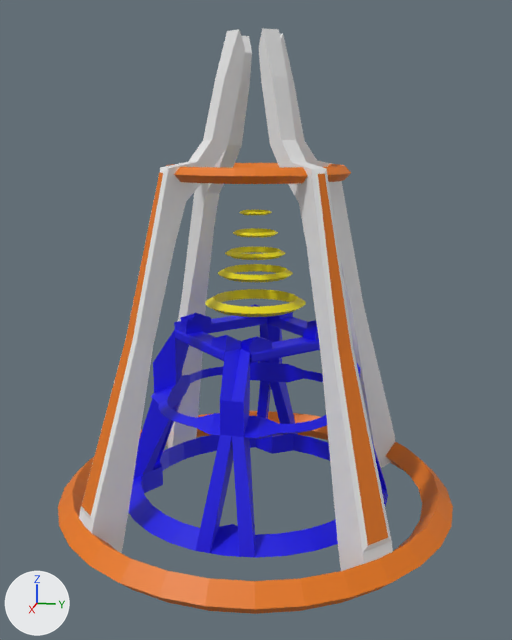
Renders of the Blender file dev_files_donot_use_for_server/blender_files/jdeivid/ruina/v2/hand_crest_v3.blend from each side of a commit.
The view is the same before and after, from a 50 mm lens placed at (41.2, 8.3, 19.2), pointed at (0.5, 0.1, 9.0). Every picture has the same lights, and +X, +Y and +Z are marked at lower left.

Names of what the first picture shows: 'hand_crest_v3'.
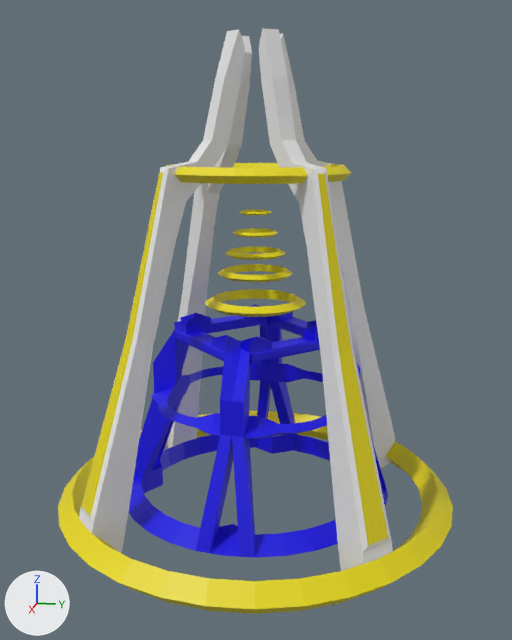
Where the change shows, as pixel boxes [x1, y1, x2, y2] in the pictures (512 x 640 px):
'hand_crest_v3', recoloured (orange to yellow)
    both: [58, 160, 453, 614]

Patch to the scene script:
```diff
--- a/dev_files_donot_use_for_server/blender_files/jdeivid/ruina/v2/hand_crest_v3.blend.py
+++ b/dev_files_donot_use_for_server/blender_files/jdeivid/ruina/v2/hand_crest_v3.blend.py
@@ mat_c_frying_pan_gold @@
 mat_c_frying_pan_gold = principled_material('c_frying_pan_gold')
-mat_c_frying_pan_gold.base_color = (0.8, 0.183, 0.00342)  # orange #e7770b
+mat_c_frying_pan_gold.base_color = (0.8, 0.683, 0.000451)  # yellow #e7d701
```
